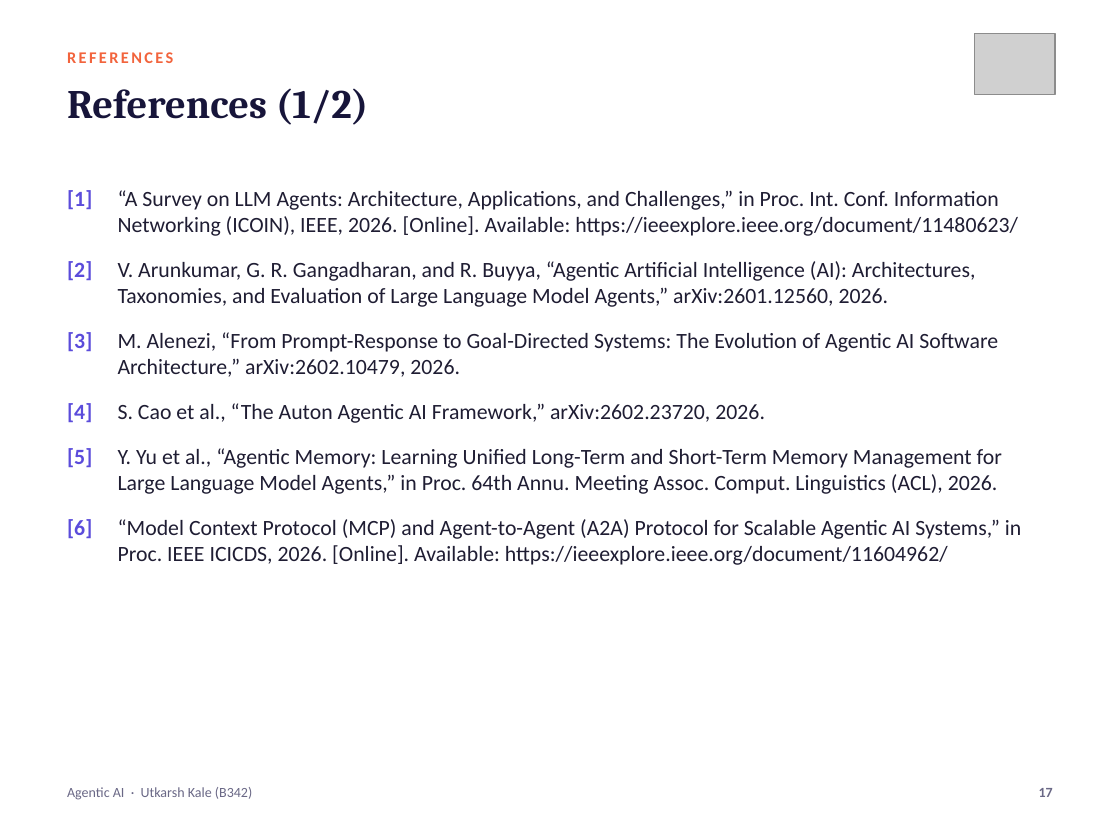
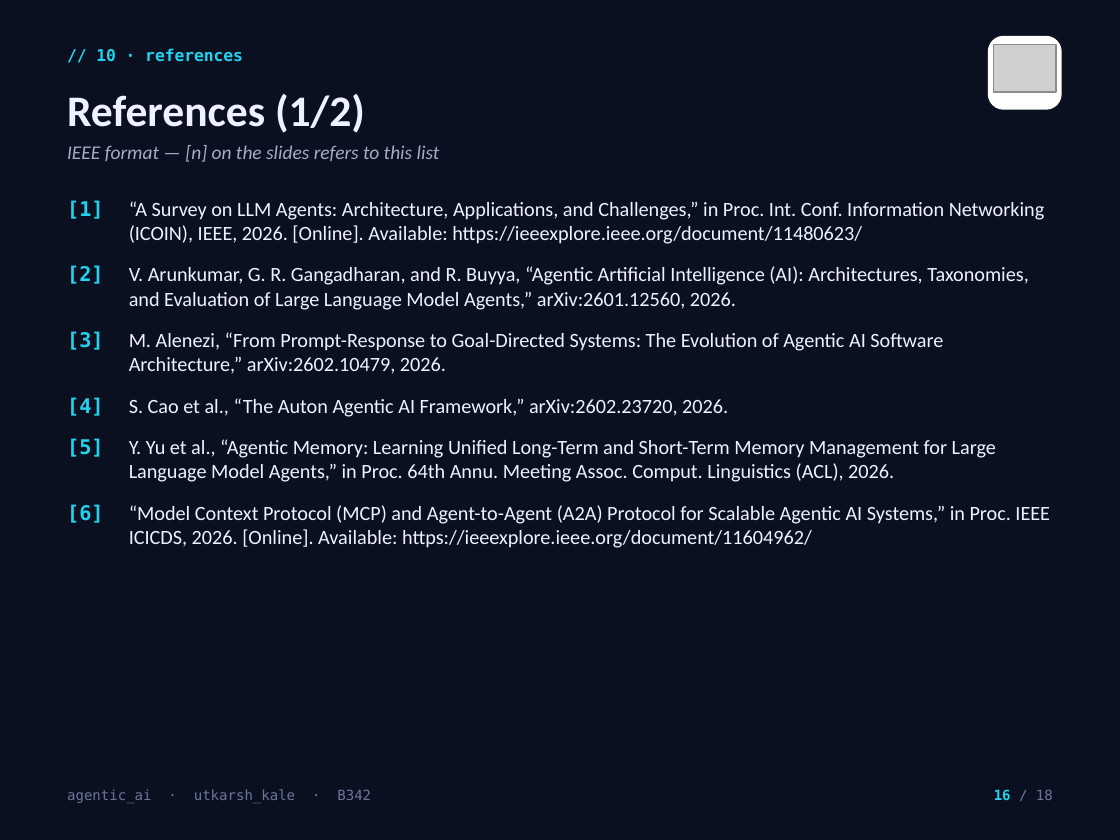
Before and after one commit to UtkarshKale/Cooga, a slide deck: slide 16 of seminar-ppt/Seminar_PPT_Agentic_AI_B342_Utkarsh_Kale.pptx (slide 17 before the commit). Drawn at 1120x840 pixels with LibreOffice and Linux fonts; fonts in the diff are those of the drawing; grey boxes stand for pictures; background and template pictures are left out. Boxes give left, top, right and bottom in pixels: in the first picture for what was removed or moved away, otherwise in the second. Text is boxed around its words. In the diff, an @@ line names an element or a change of style, - is before the commit and + after.

```diff
--- a/seminar-ppt/Seminar_PPT_Agentic_AI_B342_Utkarsh_Kale.pptx
+++ b/seminar-ppt/Seminar_PPT_Agentic_AI_B342_Utkarsh_Kale.pptx
@@ background #FFFFFF to picture (left out) @@
@@ text at <box>96,48,243,62</box>: text changed; font Calibri to DejaVu Sans Mono; text colour #F2643D to #22D3EE @@
-REFERENCES
+// 10 · references
@@ rounded rectangle added at <box>988,36,1062,110</box>, fill #FFFFFF @@
@@ picture: place and size @@
-picture at <box>974,34,1055,94</box>
+picture at <box>993,45,1056,92</box>
@@ text "References (1/2)" at <box>67,94,365,133</box>: size 26 to 28 pt, font Cambria to Calibri, text colour #17153A to #EEF2FF; vertical alignment top to middle @@
@@ text added at <box>67,145,440,162</box>, 12.5 pt, text #A3ADC8, italic @@
+IEEE format — [n] on the slides refers to this list
@@ text "[1] “A Survey on LLM ...": place and size @@
-text "[1] “A Survey on LLM ..." at <box>67,190,1021,565</box>
+text "[1] “A Survey on LLM ..." at <box>67,200,1050,548</box>
@@ text "[1] “A Survey on LLM ..." at <box>67,200,1050,548</box>: size 14 to 13 pt, text colour #1F1D33 to #EEF2FF; font Calibri to DejaVu Sans Mono, text colour #5B4CDB to #22D3EE in "[1]", "[2]", "[3]", "[4]" and 2 more places; indent changed; less space between paragraphs @@
@@ text at <box>67,789,371,803</box>: text changed; font Calibri to DejaVu Sans Mono; text colour #6A6886 to #6B7699 @@
-Agentic AI · Utkarsh Kale (B342)
+agentic_ai · utkarsh_kale · B342
@@ page number added at <box>994,789,1053,800</box>, 9 pt, text #6B7699 @@
+16 / 18
@@ page number removed at <box>1039,788,1053,797</box> @@
-17
```
Also in this commit, not shown: 16 other slides changed, 1 slide added, 2 slides removed, 5 other files.
